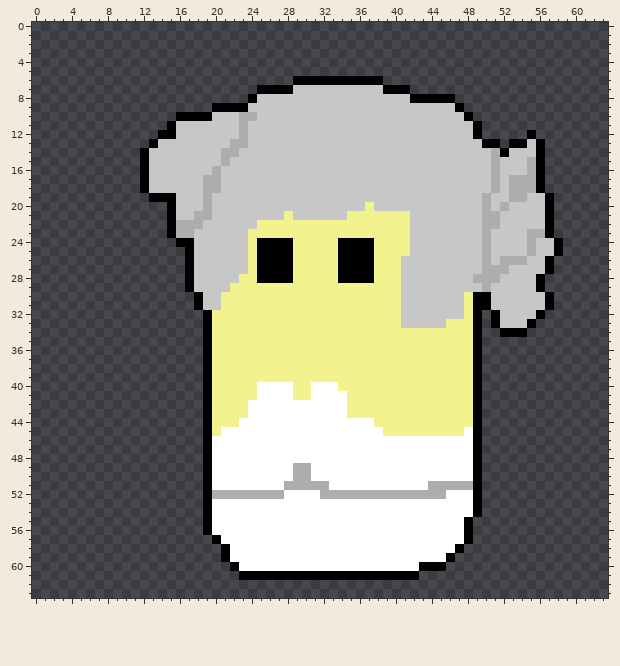
File history of a pixel-art sprite, assets/img/ladylab.png. Above, as it was before the edit.
The file is 64x64 pixels.
After the commit:
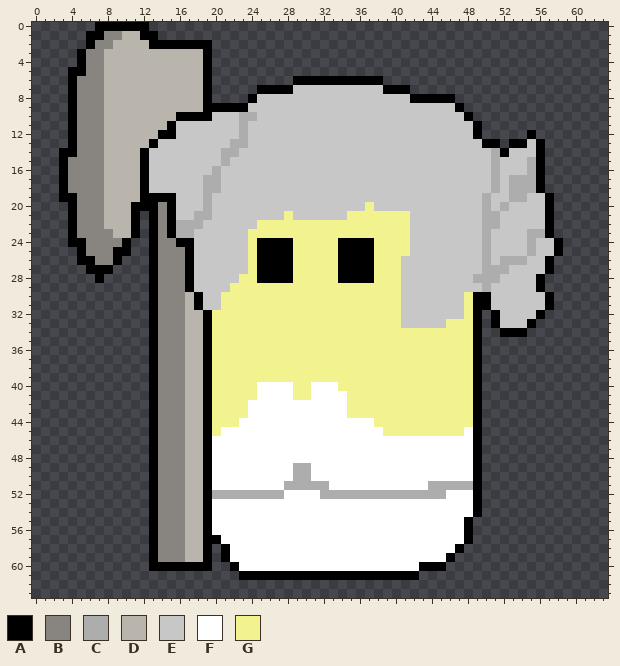
Palette (. is transparent): A #000000  B #888581  C #adadad  D #bab5ac  E #c7c7c7  F #ffffff  G #f2f28f
The edit:
@@ x 1..21 @@
- 0 .....................
- 1 .....................
- 2 .....................
- 3 .....................
- 4 .....................
- 5 .....................
- 6 .....................
- 7 .....................
- 8 .....................
- 9 ...................AA
-10 ...............AAAAEE
-11 ..............AEEEEEE
-12 .............AAEEEEEE
-13 ............AEEEEEEEE
-14 ...........AEEEEEEEEC
-15 ...........AEEEEEEEEC
-16 ...........AEEEEEEECE
-17 ...........AEEEEEECCE
-18 ...........AEEEEEECCE
-19 ............AAAEEECEE
-20 ..............AEEECEE
-21 ..............AEECCEE
-22 ..............ACCCEEE
-23 ..............ACCEEEE
-24 ...............AAEEEE
-25 ................AEEEE
-26 ................AEEEE
-27 ................AEEEE
-28 ................AEEEE
-29 ................AEEEE
-30 .................AEEG
-31 .................AEEG
-32 ..................AGG
-33 ..................AGG
-34 ..................AGG
-35 ..................AGG
-36 ..................AGG
-37 ..................AGG
-38 ..................AGG
-39 ..................AGG
-40 ..................AGG
-41 ..................AGG
-42 ..................AGG
-43 ..................AGG
-44 ..................AGG
-45 ..................AGF
-46 ..................AFF
-47 ..................AFF
-48 ..................AFF
-49 ..................AFF
-50 ..................AFF
-51 ..................AFF
-52 ..................ACC
-53 ..................AFF
-54 ..................AFF
-55 ..................AFF
-56 ..................AFF
-57 ...................AF
-58 ....................A
-59 ....................A
-60 .....................
+ 0 ......AAAAAA.........
+ 1 .....AABBDDAA........
+ 2 .....ABBDDDDAAAAAAA..
+ 3 ....ABBDDDDDDDDDDDA..
+ 4 ....ABBDDDDDDDDDDDA..
+ 5 ...AABBDDDDDDDDDDDA..
+ 6 ...ABBBDDDDDDDDDDDA..
+ 7 ...ABBBDDDDDDDDDDDA..
+ 8 ...ABBBDDDDDDDDDDDA..
+ 9 ...ABBBDDDDDDDDDDDAAA
+10 ...ABBBDDDDDDDDAAAAEE
+11 ...ABBBDDDDDDDAEEEEEE
+12 ...ABBBDDDDDDAAEEEEEE
+13 ...ABBBDDDDDAEEEEEEEE
+14 ..AABBBDDDDAEEEEEEEEC
+15 ..ABBBBDDDDAEEEEEEEEC
+16 ..ABBBBDDDDAEEEEEEECE
+17 ..ABBBBDDDDAEEEEEECCE
+18 ..ABBBBDDDDAEEEEEECCE
+19 ..AABBBDDDDAAAAEEECEE
+20 ...ABBBDDDAAABAEEECEE
+21 ...ABBBDDDA.ABAEECCEE
+22 ...ABBBDDDA.ABACCCEEE
+23 ...ABBBBDDA.ABACCEEEE
+24 ...AABBBBA..ABBAAEEEE
+25 ....ABBBAA..ABBBAEEEE
+26 ....AABBA...ABBBAEEEE
+27 .....AAA....ABBBAEEEE
+28 ......A.....ABBBAEEEE
+29 ............ABBBAEEEE
+30 ............ABBBDAEEG
+31 ............ABBBDAEEG
+32 ............ABBBDDAGG
+33 ............ABBBDDAGG
+34 ............ABBBDDAGG
+35 ............ABBBDDAGG
+36 ............ABBBDDAGG
+37 ............ABBBDDAGG
+38 ............ABBBDDAGG
+39 ............ABBBDDAGG
+40 ............ABBBDDAGG
+41 ............ABBBDDAGG
+42 ............ABBBDDAGG
+43 ............ABBBDDAGG
+44 ............ABBBDDAGG
+45 ............ABBBDDAGF
+46 ............ABBBDDAFF
+47 ............ABBBDDAFF
+48 ............ABBBDDAFF
+49 ............ABBBDDAFF
+50 ............ABBBDDAFF
+51 ............ABBBDDAFF
+52 ............ABBBDDACC
+53 ............ABBBDDAFF
+54 ............ABBBDDAFF
+55 ............ABBBDDAFF
+56 ............ABBBDDAFF
+57 ............ABBBDDAAF
+58 ............ABBBDDA.A
+59 ............ABBBDDA.A
+60 ............AAAAAAA..
 61 .....................
